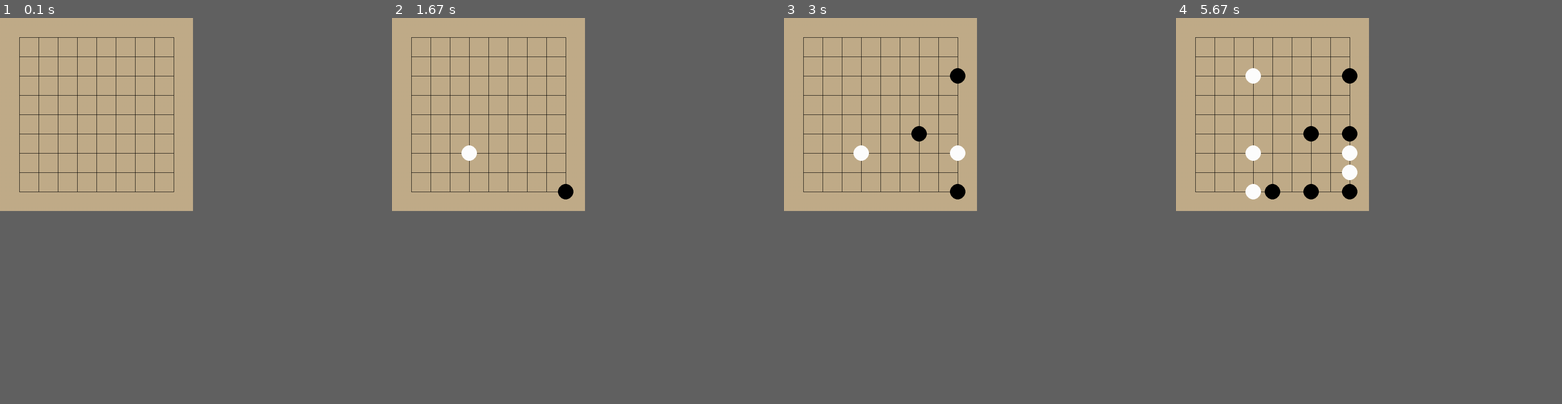
Above: before the commit, frames 1-4 (left to right).
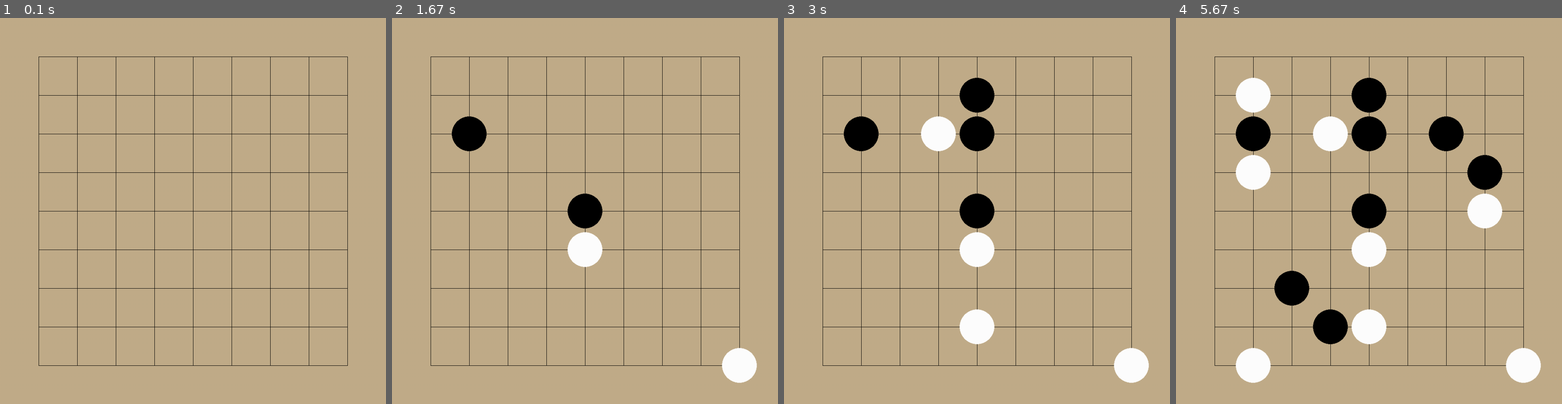
Above: after the commit, the same moments.

Repository: sandromund/pygame_go_client
Game: pygame game, started from main.py
Two runs of this game, one before a commit and one after it. Both use one fixed random seed, a clock stepped at 60 frames per second and the inputs below.
Inputs (mouse positions are in pixels of both pictures, inside the frame that each line leads up to):
- Up to frame 1 (0.1 s): no input
- Up to frame 2 (1.67 s): click (585, 211) at 0.38 s; click (585, 238) at 0.72 s; click (465, 153) at 1.05 s; click (727, 346) at 1.38 s
- Up to frame 3 (3 s): click (984, 79) at 1.72 s; click (957, 311) at 2.05 s; click (965, 145) at 2.38 s; click (922, 129) at 2.72 s
- Up to frame 4 (5.67 s): click (1469, 176) at 3.05 s; click (1488, 203) at 3.38 s; click (1450, 141) at 3.72 s; click (1253, 79) at 4.05 s; click (1276, 280) at 4.38 s; click (1257, 187) at 4.72 s; click (1311, 322) at 5.05 s; click (1253, 353) at 5.38 s
In our replay, the window is 450x450 before the commit and 900x900 after it. These sizes can differ from the game's own. Grey fills any space a smaller window leaves; there, only what the larger window draws over its background counts as a difference.

The runs differ from the first frame. In frame 1, 1.8% of the frame differs, in the area x 5-91%, y 5-91%; in frame 2, 4.5%; in frame 3, 7.3%; in frame 4, 13%, in the area x 5-95%, y 5-95%.

Commit message:
Added Doc img

Diff:
--- a/main.py
+++ b/main.py
@@ -4,6 +4,7 @@
 from src.board import Board
 
 board = Board(size=9)
+board.cell_size = 100
 
 window_size = board.cell_size * (board.size + 1)
 
Not shown, changed: README.md
Binary file added: doc/go.PNG
